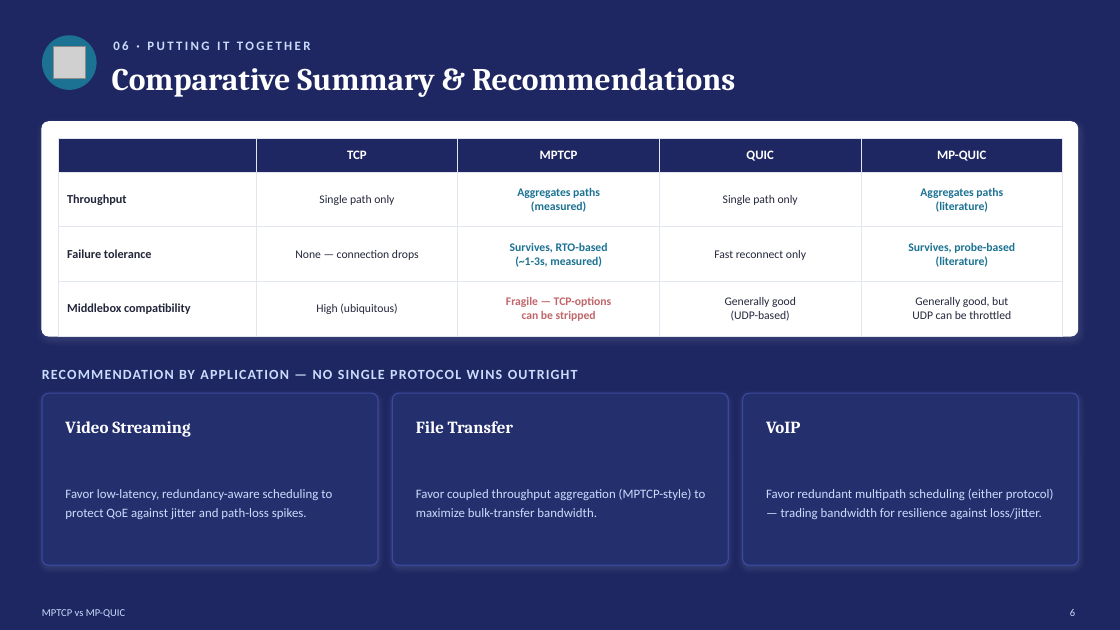
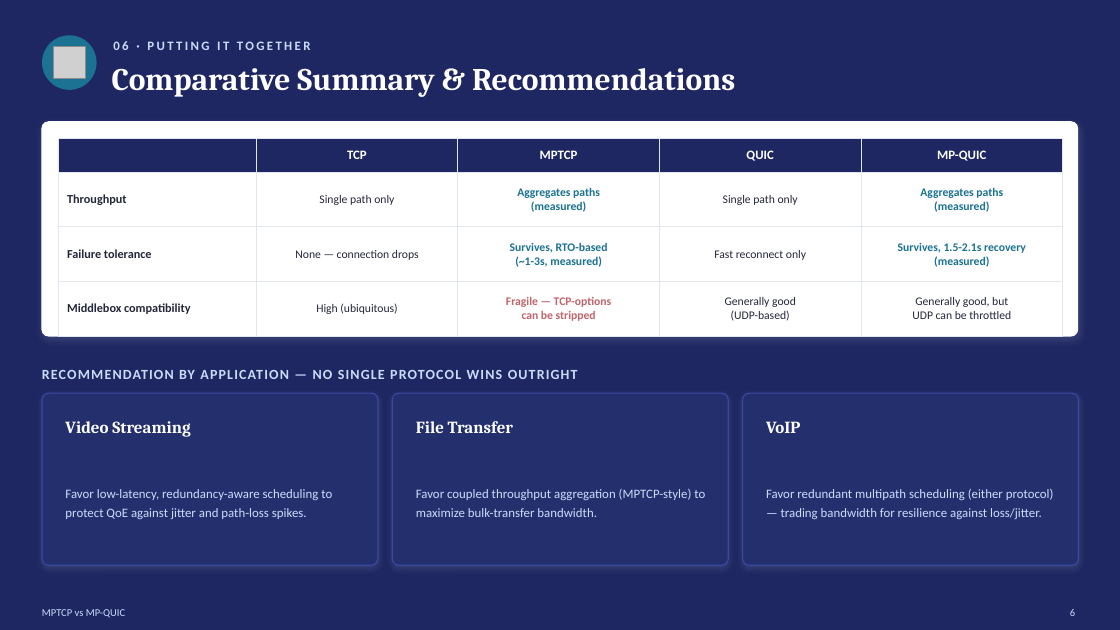
Before and after one commit to Pratik-Kumar-Dhakar/CS331-T007-MPTCP-vs-MPQUIC, a slide deck: slide 7 of ppt/MPTCP_vs_MPQUIC.pptx. Drawn at 1120x630 pixels with LibreOffice and Linux fonts; fonts in the diff are those of the drawing; grey boxes stand for pictures. Boxes give left, top, right and bottom in pixels: in the first picture for what was removed or moved away, otherwise in the second. Text is boxed around its words. In the diff, an @@ line names an element or a change of style, - is before the commit and + after.

```diff
--- a/ppt/MPTCP_vs_MPQUIC.pptx
+++ b/ppt/MPTCP_vs_MPQUIC.pptx
@@ table at <box>59,139,1063,325</box> @@
-row 2, column 5: Aggregates paths / (literature)
+row 2, column 5: Aggregates paths / (measured)
-row 3, column 5: Survives, probe-based / (literature)
+row 3, column 5: Survives, 1.5-2.1s recovery / (measured)
```
Also in this commit, not shown: 4 other slides changed, 1 other file.
